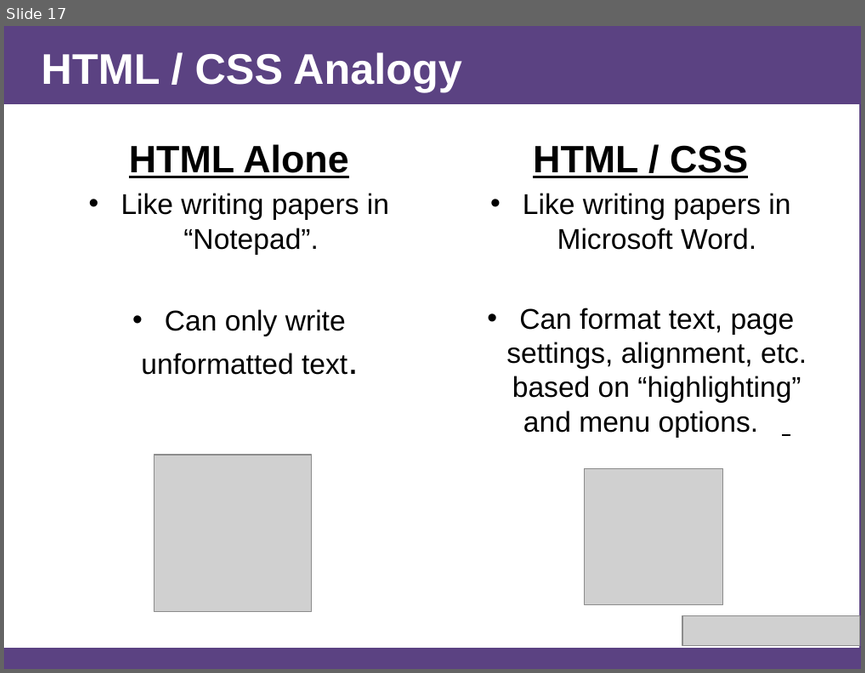
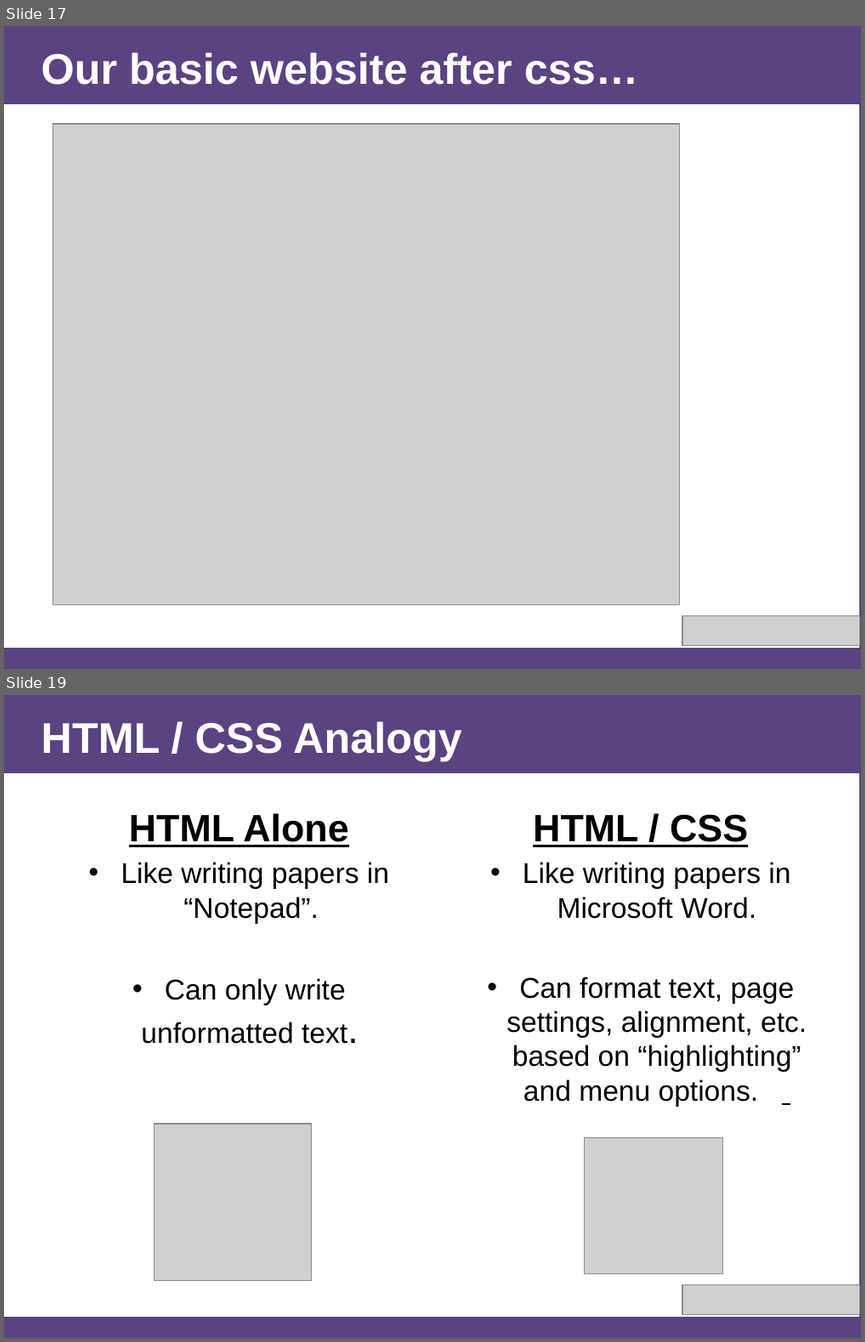
Before and after one commit to afhaque/Rice-DevChats-Bootstrap, a slide deck: slides/AHaque_Bootstrap-Presentation_1-24-15.pptx. Shown one above the other, each under a label of ours: slide 17 before the commit, slides 17 and 19 after it; the slides between them are not shown. The pictures are 865x673 and 865x1342 pixels, drawn with LibreOffice and Linux fonts; fonts in the diff are those of the drawing; grey boxes stand for pictures. Boxes give left, top, right and bottom in pixels: in the first picture for what was removed or moved away, otherwise in the second. Text is boxed around its words. In the diff, an @@ line names an element or a change of style, - is before the commit and + after.

```diff
--- a/slides/AHaque_Bootstrap-Presentation_1-24-15.pptx
+++ b/slides/AHaque_Bootstrap-Presentation_1-24-15.pptx
@@ slide 17 added at [4,26,861,669], background #5B4282 @@
@@ title added at [41,52,638,85], 36 pt, text #FFFFFF, bold @@
+Our basic website after css…
@@ rectangle added at [4,105,859,647], fill #FFFFFF @@
@@ picture added at [52,124,679,604] @@
@@ picture added at [682,616,860,645] @@
@@ what was slide 17 is now slide 19 @@
```
Also in this commit, not shown: 1 slide changed, 2 other slides added, 1 slide removed, 2 other files.
